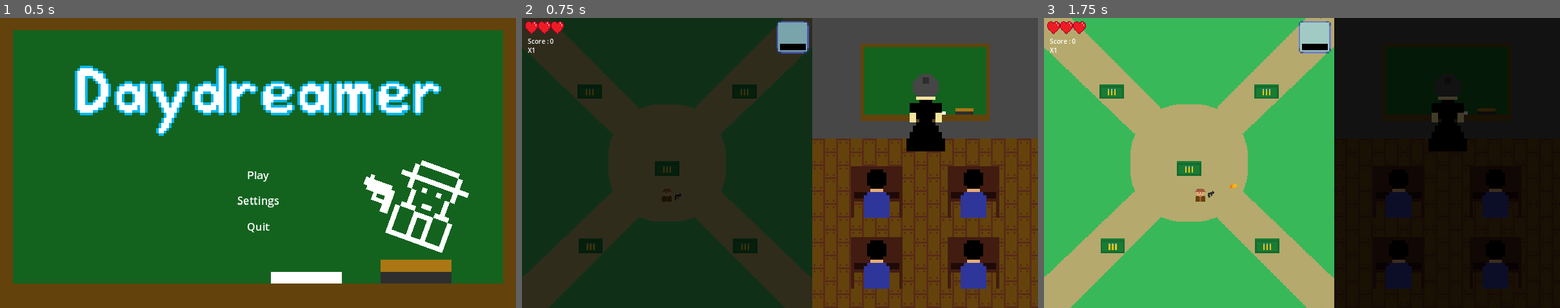
Above: before the commit, frames 1-3 (left to right).
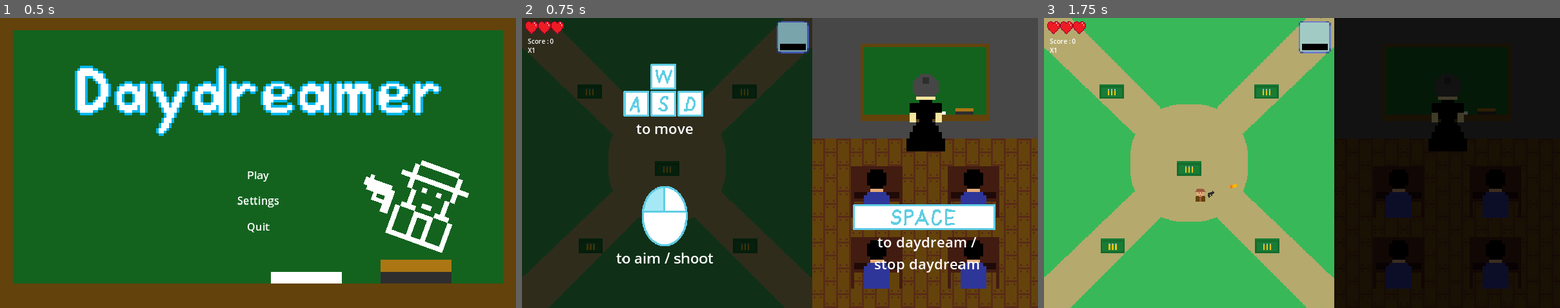
Above: after the commit, the same moments.

Repository: SupakornPholsiri/Daydreamer
Game: Godot game, scene res://main.tscn
Same seed, same stepped clock (60 frames per second), same inputs: the game is played once before the commit and once after it. Sound files missing from this copy of the repository are replaced by a short silence.
Inputs (mouse positions are in pixels of both pictures, inside the frame that each line leads up to):
- Up to frame 1 (0.5 s): no input
- Up to frame 2 (0.75 s): click "Play" at 0.5 s
- Up to frame 3 (1.75 s): tap Enter at 1.25 s; move the mouse to (1415, 148) at 1.27 s; press the mouse at (1415, 148) at 1.28 s; hold D (move_right) from 1.28 s (still down); tap Space (toggle_daydream) at 1.55 s

Frame 1 is identical in both runs. In frame 2, 6.7% of the frame differs, in the area x 18-92%, y 15-88%; in frame 3, nothing differs.

Commit message:
first commit

Diff:
--- a/UI/UI.gd
+++ b/UI/UI.gd
@@ -7,6 +7,10 @@
 @onready var game_over = $GameOver
 @onready var setting = $Setting
 @onready var powerup_ui = $PowerupUI
+@onready var mouse = $Mouse
+@onready var ijkl = $Ijkl
+
+var tutorial_on : bool = false
 
 func show_main_menu():
 	main_menu.show()
@@ -26,6 +30,19 @@
 
 func hide_setting():
 	setting.hide()
+
+func show_tutorial(keyboard_only : bool):
+	get_tree().call_group("tutorial_ui", "show")
+	if keyboard_only :
+		mouse.hide()
+	else :
+		ijkl.hide()
+	tutorial_on = true
+
+func hide_tutorial():
+	if tutorial_on:
+		get_tree().call_group("tutorial_ui", "hide")
+		tutorial_on = false
 
 func change_health_ui(health : int):
 	if health == 0 :
--- a/main.gd
+++ b/main.gd
@@ -7,6 +7,8 @@
 @onready var classroom_blackveil = $Control/SubViewportContainer2/ClassroomViewport/Blackveil2
 
 @onready var UI = $UI
+
+@onready var player = daydream.get_node("Player")
 
 var score_multi : int = 1 : set = set_score_multi
 var score : int = 0 : set = set_score
@@ -22,8 +24,8 @@
 # Called when the node enters the scene tree for the first time.
 func _ready():
 	get_tree().set_pause(true)
-	daydream.get_node("Player").connect("player_health_changed", UI.change_health_ui)
-	UI.get_node("Setting/VBoxContainer/KeyboardOnly/KeyboardOnlyCheck").connect("set_control_scheme", daydream.get_node("Player").change_control_scheme)
+	player.connect("player_health_changed", UI.change_health_ui)
+	UI.get_node("Setting/VBoxContainer/KeyboardOnly/KeyboardOnlyCheck").connect("set_control_scheme", player.change_control_scheme)
 
 func _physics_process(delta):
 	if monitoring_powerup_countdown:
@@ -52,6 +54,7 @@
 	daydream.process_mode = Node.PROCESS_MODE_DISABLED
 
 func toggle_daydream():
+	UI.hide_tutorial()
 	if daydream_paused:
 		SoundPlayer.play_bgm()
 		classroom.player_daydreaming = true
@@ -86,7 +89,7 @@
 	SoundPlayer.stop_bgm()
 	SoundPlayer.reset_bgm()
 	SoundPlayer.stop_all_sound_effects()
-	daydream.get_node("Player").disconnect("player_died", _on_player_died)
+	player.disconnect("player_died", _on_player_died)
 	classroom.disconnect("game_over", game_over)
 	score_multi = 1
 	kill_streak = 0
@@ -105,7 +108,8 @@
 	in_game_over = false
 	daydream.process_mode = Node.PROCESS_MODE_DISABLED
 	get_tree().set_pause(false)
-	daydream.get_node("Player").connect("player_died", _on_player_died)
+	UI.show_tutorial(player.KEYBOARD_ONLY)
+	player.connect("player_died", _on_player_died)
 	classroom.connect("game_over", game_over)
 	daydream.start()
 	classroom.start()
--- a/main.tscn
+++ b/main.tscn
@@ -8,7 +8,11 @@
 [ext_resource type="Texture2D" uid="uid://c7tataymka61n" path="res://Assets/Heart.png" id="5_bjjxq"]
 [ext_resource type="PackedScene" uid="uid://d2v2mx8xtqjdj" path="res://UI/powerup_ui.tscn" id="6_2jjet"]
 [ext_resource type="PackedScene" uid="uid://bwip8xrs6ahxq" path="res://UI/setting.tscn" id="6_yt8uy"]
+[ext_resource type="Texture2D" uid="uid://c0mj5yettncl8" path="res://Assets/wasd.png" id="7_aiiv8"]
 [ext_resource type="PackedScene" uid="uid://r0e2gd7k0huk" path="res://UI/game_over.tscn" id="7_r22km"]
+[ext_resource type="Texture2D" uid="uid://cmx6qqfoa0ipj" path="res://Assets/mouse.png" id="8_m8nhk"]
+[ext_resource type="Texture2D" uid="uid://dkf7pga3fs1pi" path="res://Assets/spacebar.png" id="9_x0j2m"]
+[ext_resource type="Texture2D" uid="uid://pte3px8i64f" path="res://Assets/ijkl.png" id="10_3akxx"]
 
 [sub_resource type="Gradient" id="Gradient_2b3gy"]
 colors = PackedColorArray(0, 0, 0, 0.745098, 0, 0, 0, 0.745098)
@@ -17,6 +21,9 @@
 gradient = SubResource("Gradient_2b3gy")
 width = 720
 height = 720
+
+[sub_resource type="LabelSettings" id="LabelSettings_0mvru"]
+font_size = 36
 
 [node name="Main" type="Node"]
 script = ExtResource("1_3fyj3")
@@ -138,6 +145,116 @@
 offset_right = 0.319946
 offset_bottom = 0.0
 
+[node name="Wasd" type="TextureRect" parent="UI" groups=["tutorial_ui"]]
+visible = false
+anchors_preset = 8
+anchor_left = 0.5
+anchor_top = 0.5
+anchor_right = 0.5
+anchor_bottom = 0.5
+offset_left = -388.0
+offset_top = -246.0
+offset_right = -190.0
+offset_bottom = -115.0
+grow_horizontal = 2
+grow_vertical = 2
+texture = ExtResource("7_aiiv8")
+
+[node name="to_daydream" type="Label" parent="UI" groups=["tutorial_ui"]]
+visible = false
+anchors_preset = 8
+anchor_left = 0.5
+anchor_top = 0.5
+anchor_right = 0.5
+anchor_bottom = 0.5
+offset_left = 235.0
+offset_top = 172.0
+offset_right = 496.0
+offset_bottom = 275.0
+grow_horizontal = 2
+grow_vertical = 2
+text = "to daydream /
+stop daydream"
+label_settings = SubResource("LabelSettings_0mvru")
+horizontal_alignment = 1
+
+[node name="to_aim" type="Label" parent="UI" groups=["tutorial_ui"]]
+visible = false
+anchors_preset = 8
+anchor_left = 0.5
+anchor_top = 0.5
+anchor_right = 0.5
+anchor_bottom = 0.5
+offset_left = -406.0
+offset_top = 210.0
+offset_right = -165.0
+offset_bottom = 260.0
+grow_horizontal = 2
+grow_vertical = 2
+text = "to aim / shoot"
+label_settings = SubResource("LabelSettings_0mvru")
+
+[node name="to_move" type="Label" parent="UI" groups=["tutorial_ui"]]
+visible = false
+anchors_preset = 8
+anchor_left = 0.5
+anchor_top = 0.5
+anchor_right = 0.5
+anchor_bottom = 0.5
+offset_left = -357.0
+offset_top = -111.0
+offset_right = -216.0
+offset_bottom = -61.0
+grow_horizontal = 2
+grow_vertical = 2
+text = "to move"
+label_settings = SubResource("LabelSettings_0mvru")
+
+[node name="Mouse" type="TextureRect" parent="UI" groups=["tutorial_ui"]]
+visible = false
+anchors_preset = 8
+anchor_left = 0.5
+anchor_top = 0.5
+anchor_right = 0.5
+anchor_bottom = 0.5
+offset_left = -343.0
+offset_top = 57.0
+offset_right = -229.0
+offset_bottom = 207.0
+grow_horizontal = 2
+grow_vertical = 2
+texture = ExtResource("8_m8nhk")
+
+[node name="Spacebar" type="TextureRect" parent="UI" groups=["tutorial_ui"]]
+visible = false
+anchors_preset = 8
+anchor_left = 0.5
+anchor_top = 0.5
+anchor_right = 0.5
+anchor_bottom = 0.5
+offset_left = 181.0
+offset_top = 103.0
+offset_right = 535.0
+offset_bottom = 167.0
+grow_horizontal = 2
+grow_vertical = 2
+texture = ExtResource("9_x0j2m")
+
+[node name="Ijkl" type="TextureRect" parent="UI" groups=["tutorial_ui"]]
+visible = false
+anchors_preset = 8
+anchor_left = 0.5
+anchor_top = 0.5
+anchor_right = 0.5
+anchor_bottom = 0.5
+offset_left = -385.0
+offset_top = 71.0
+offset_right = -187.0
+offset_bottom = 202.0
+grow_horizontal = 2
+grow_vertical = 2
+texture = ExtResource("10_3akxx")
+
 [node name="Setting" parent="UI" instance=ExtResource("6_yt8uy")]
 visible = false
 
--- a/project.godot
+++ b/project.godot
@@ -12,7 +12,7 @@
 
 config/name="Daydreamer"
 run/main_scene="res://main.tscn"
-config/features=PackedStringArray("4.1", "GL Compatibility")
+config/features=PackedStringArray("4.2", "GL Compatibility")
 config/icon="res://icon.svg"
 
 [autoload]
Binary file added: Assets/ijkl.png
Not shown, added: Assets/ijkl.png.import
Binary file added: Assets/mouse.png
Not shown, added: Assets/mouse.png.import
Binary file added: Assets/spacebar.png
Not shown, added: Assets/spacebar.png.import
Binary file added: Assets/wasd.png
Not shown, added: Assets/wasd.png.import
Not shown: 1 places in main.tscn that only renumber resources
